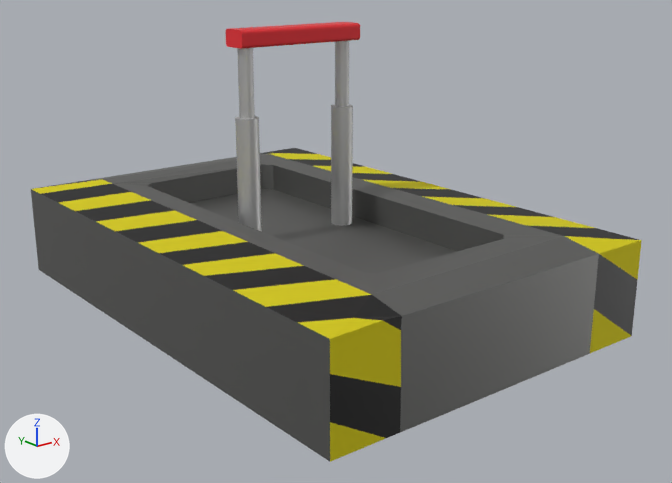
A saved change to the Blender file Models/lever.blend.
One viewpoint serves both versions: a camera (50 mm lens) standing at (-1.333, -1.824, 0.433) and looking at (0.018, -0.136, -0.242). The axes (+X, +Y, +Z) are drawn at lower left. The lights are the same throughout.
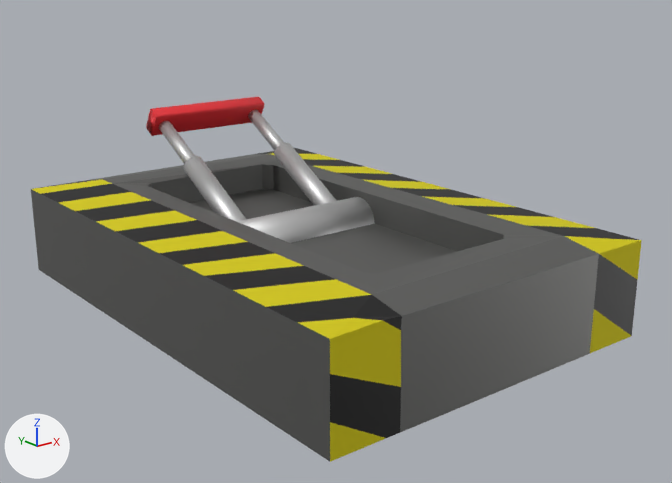
Location of each change, (x1, y1, x2, y2) in pixels of the pictures (672 x 483 px; the box of a moved part takes in the faces that stretch with it):
'Cylinder', reshaped, moved, turned
    before: (235, 41, 353, 232)
    after: (159, 110, 375, 243)
'Cube.001', moved, turned
    before: (226, 22, 360, 49)
    after: (146, 97, 264, 136)
part 1 of me_cylinder_001, added
    after: (274, 142, 337, 205)
part 2 of me_cylinder_001, moved or reshaped
    before: (335, 41, 349, 107)
    after: (248, 110, 284, 150)
part 3 of me_cylinder_001, added
    after: (183, 156, 246, 221)
part 4 of me_cylinder_001, moved or reshaped
    before: (237, 48, 255, 119)
    after: (159, 121, 195, 164)
part 5 of me_cylinder_001, added
    after: (236, 197, 375, 243)
part 6 of me_cylinder_001, deleted
    before: (331, 104, 353, 226)
part 7 of me_cylinder_001, deleted
    before: (235, 116, 262, 232)

What changed in the scene script:
```text
Change me_cylinder_001:
    used by ob_cylinder; location = (0.003, 0.0, -0.016); scale = (0.0713, 0.0713, 0.0713)
    remove me_cylinder_001.from_pydata(...)  # 256 vertices, 136 faces; spans x -2.39..2.39, y -0.38..0.38, z -4.61..3.41
    add me_cylinder_001.from_pydata(...)  # 320 vertices, 170 faces; spans x -3.3..3.3, y -0.84..0.84, z -0.84..6.61
    me_cylinder_001 part 1: a new loose piece, a 32-sided cylinder along z spanning x 1.67..2.44, y -0.38..0.38, z -0.71..4.25, in mat_arms (light grey #d5d5d5)
    me_cylinder_001 part 2: the loose piece of 64 vertices spanning x 1.76..2.25, y -0.25..0.25, z 0.15..3.41 is moved by (0.05, 0.0, 3.2)
    me_cylinder_001 part 3: a new loose piece, a 32-sided cylinder along z spanning x -2.34..-1.57, y -0.38..0.38, z -0.71..4.25, in mat_arms (light grey #d5d5d5)
    me_cylinder_001 part 4: the loose piece of 64 vertices spanning x -2.25..-1.76, y -0.25..0.25, z 0.15..3.41 is moved by (0.05, 0.0, 3.2)
    me_cylinder_001 part 5: a new loose piece, a 32-sided cylinder along x spanning x -3.3..3.3, y -0.84..0.84, z -0.84..0.84, in mat_arms (light grey #d5d5d5)
    me_cylinder_001 part 6: the loose piece of 64 vertices spanning x 1.62..2.39, y -0.38..0.38, z -4.61..1.05 is deleted
    me_cylinder_001 part 7: the loose piece of 64 vertices spanning x -2.39..-1.62, y -0.38..0.38, z -4.61..1.05 is deleted
    me_cylinder_001 part 8: the surface is now shaded smooth
Change ob_cylinder:
    ob_cylinder.location: (0.003, 0.0, -0.016) -> (0.0, 0.0, -0.25)
    ob_cylinder.rotation_euler: (0.0, 0.0, 0.0) -> (-1.047, 0.0, 0.0)  # degrees (0, 0, 0) -> degrees (-60, 0, 0)
Change ob_cube_001:
    add ob_cube_001.parent = ob_cylinder
    add ob_cube_001.matrix_parent_inverse = Matrix(((14.02, 0.0, 0.0, 0.0), (0.0, 14.02, 0.0, 0.0), (0.0, 0.0, 14.02, 0.0), (0.0, 0.0, 0.0, 1.0)))
    ob_cube_001.location: (0.00334, 0.0, 0.242) -> (0.00334, 0.0, 0.486)
```
